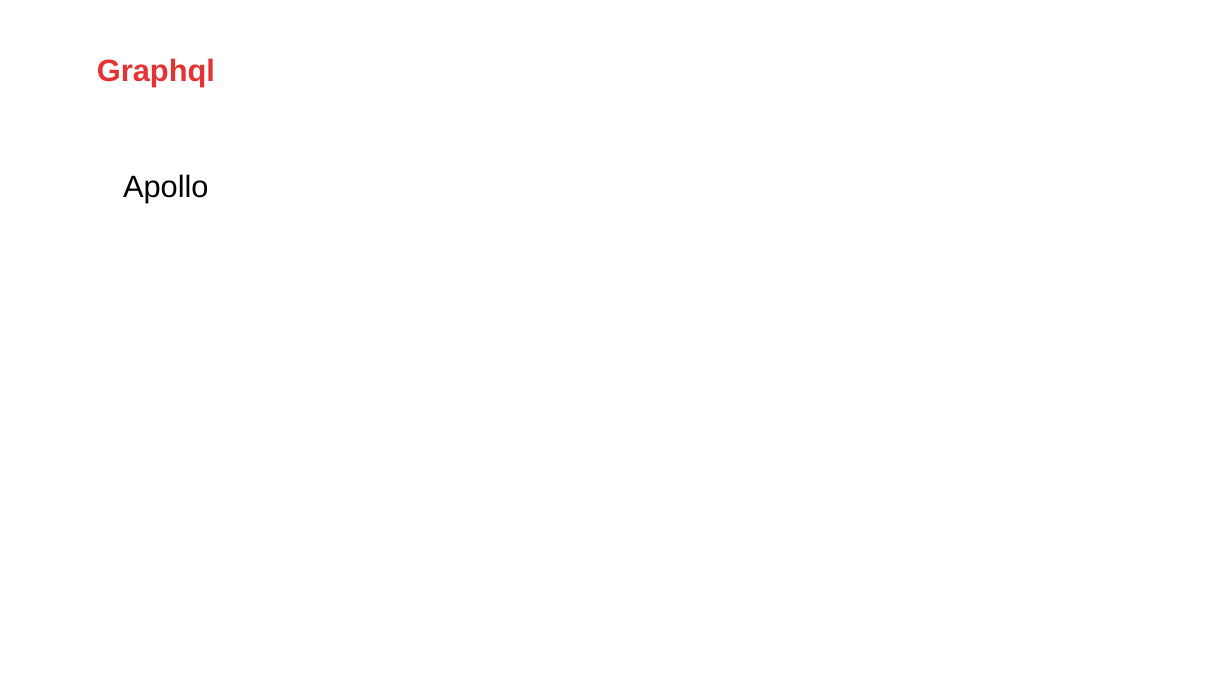
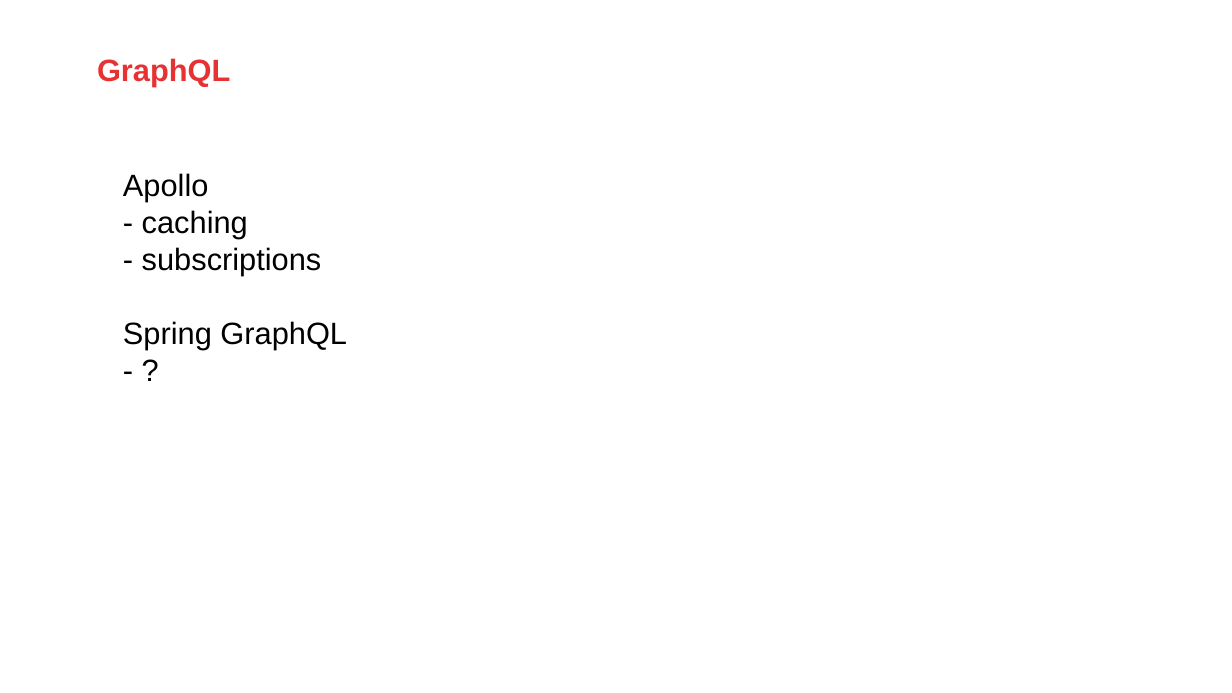
Before and after one commit to AMIS-Services/sig-graphql, a slide deck: slide 8 of slides/graphq-slides.pptx (slide 5 before the commit). Drawn at 1232x693 pixels with LibreOffice and Linux fonts; fonts in the diff are those of the drawing; background and template pictures are left out. Boxes give left, top, right and bottom in pixels: in the first picture for what was removed or moved away, otherwise in the second. Text is boxed around its words. In the diff, an @@ line names an element or a change of style, - is before the commit and + after.

```diff
--- a/slides/graphq-slides.pptx
+++ b/slides/graphq-slides.pptx
@@ text at [97,58,230,87]: text changed @@
-Graphql
+GraphQL
@@ text at [123,210,347,350]: paragraphs added @@
+- caching
+- subscriptions
+Spring GraphQL
+- ?
```
Also in this commit, not shown: 5 other slides changed, 2 slides added, 1 other file.
